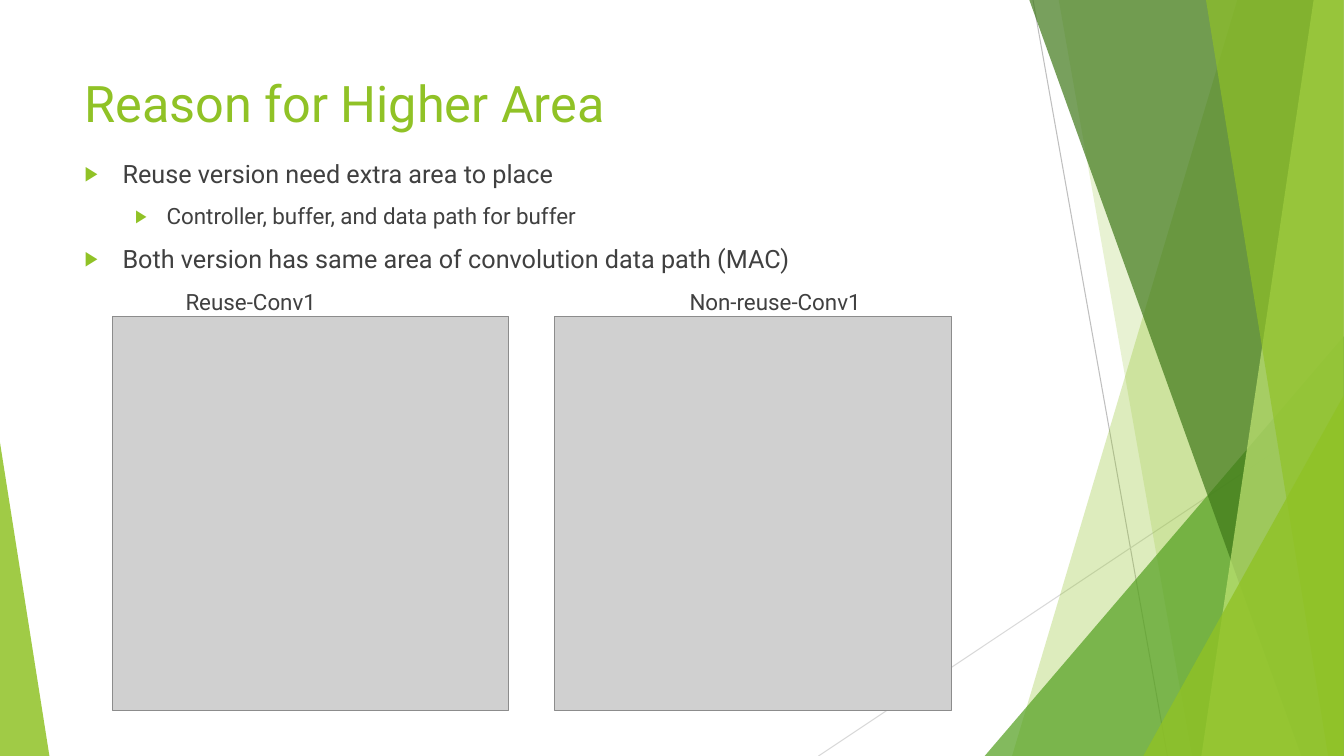
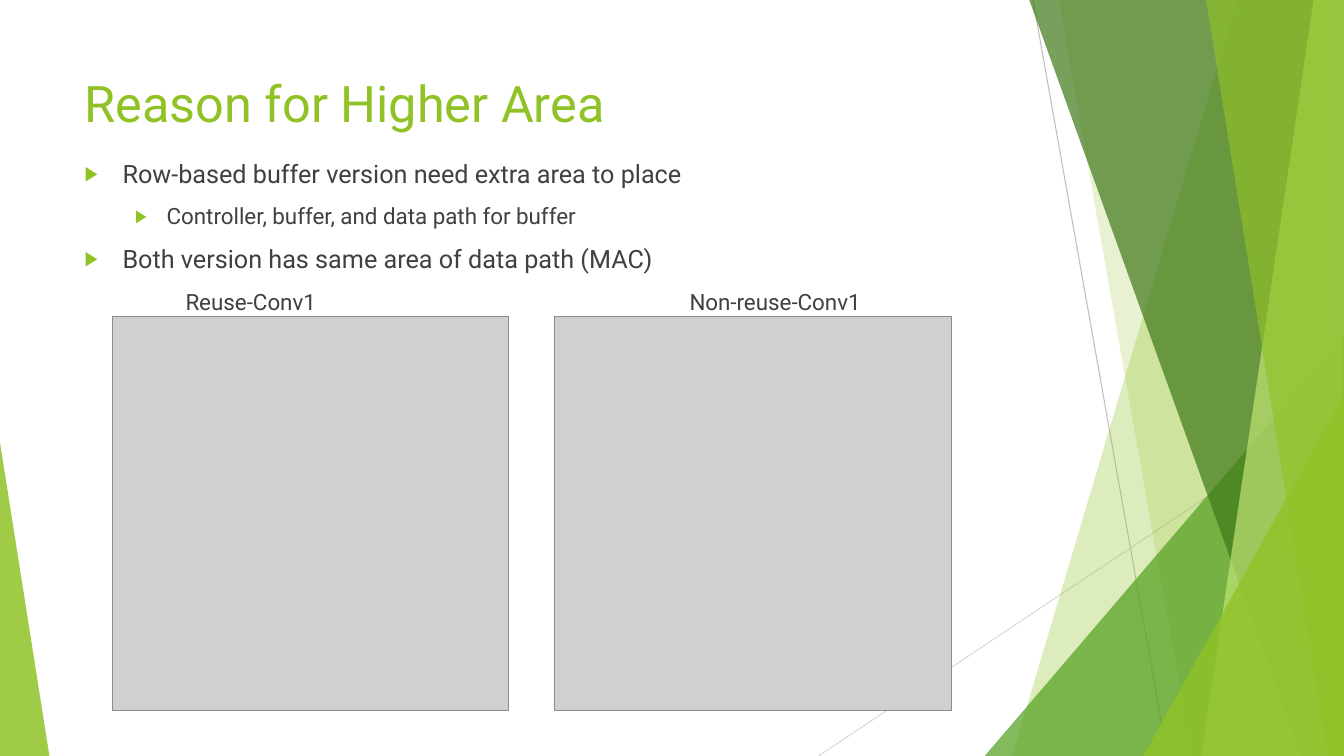
Before and after one commit to andy39866821/EE6470-Implement-of-Many-Core-System-Final_Project, a slide deck: slide 24 of 多核心系統_final.pptx (slide 25 before the commit). Drawn at 1344x756 pixels with LibreOffice and Linux fonts; fonts in the diff are those of the drawing; grey boxes stand for pictures. Boxes give left, top, right and bottom in pixels: in the first picture for what was removed or moved away, otherwise in the second. Text is boxed around its words. In the diff, an @@ line names an element or a change of style, - is before the commit and + after.

Commit message:
modify bitwidth, record simulation data

```diff
--- a/多核心系統_final.pptx
+++ b/多核心系統_final.pptx
@@ text at [123,164,682,188]: text changed @@
-▶ Reuse version need extra area to place
+▶ Row-based buffer version need extra area to place
@@ text at [123,248,652,274]: text changed @@
-▶ Both version has same area of convolution data path (MAC)
+▶ Both version has same area of data path (MAC)
```
Also in this commit, not shown: 4 other slides changed, 5 slides added, 5 slides removed, 24 other files.
